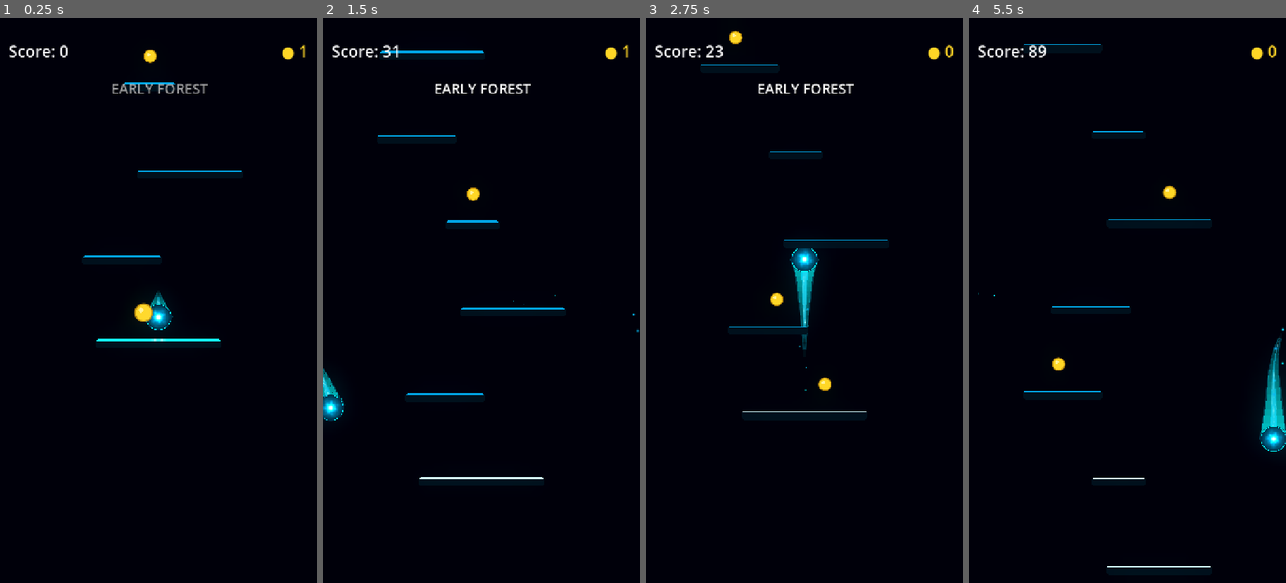
Above: before the commit, frames 1-4 (left to right).
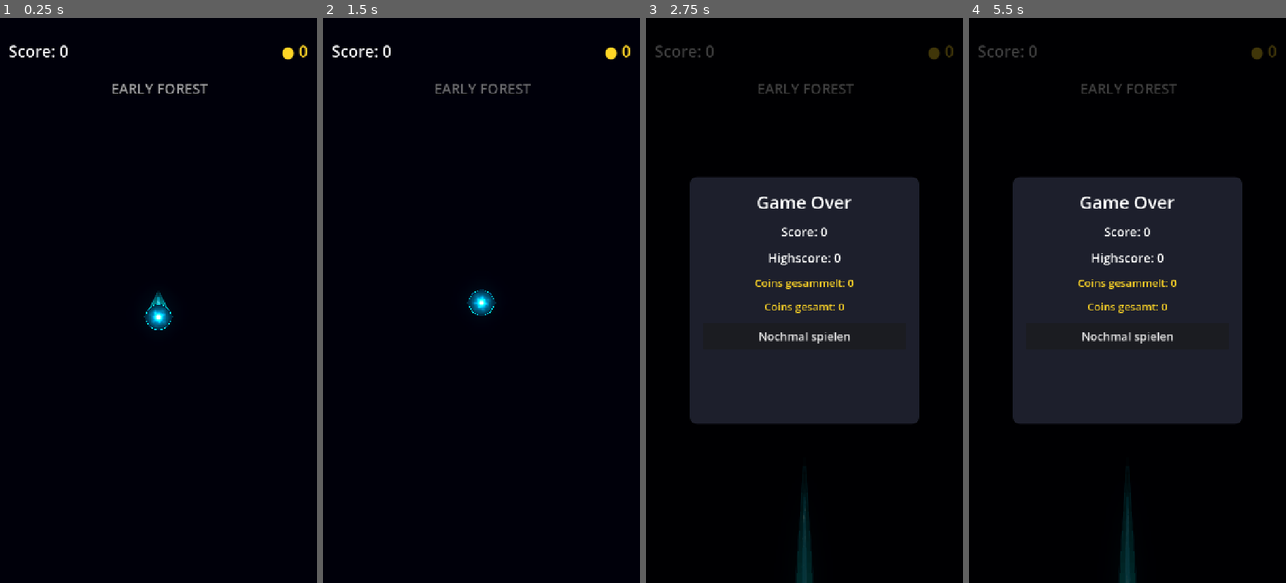
Above: after the commit, the same moments.

Repository: Kryodo/TowerJump
Game: Godot game, scene res://scenes/main.tscn
Two runs of this game, one before a commit and one after it. Both use one fixed random seed, a clock stepped at 60 frames per second and the inputs below.
Inputs (mouse positions are in pixels of both pictures, inside the frame that each line leads up to):
- Up to frame 1 (0.25 s): no input
- Up to frame 2 (1.5 s): move the mouse to (551, 272) at 0.52 s; hold Right (ui_right) 0.53-1.25 s; click (551, 272) at 0.67 s; click (481, 334) at 1.25 s, where only the run after the commit has a clickable "Nochmal spielen"
- Up to frame 3 (2.75 s): click (804, 362) at 2 s, where only the run before the commit has a clickable "Nochmal spielen"
- Up to frame 4 (5.5 s): click (1127, 334) at 2.75 s, where only the run after the commit has a clickable "Nochmal spielen"; drag from (1064, 328) to (1168, 40) at 3.52 s; move the mouse to (1159, 176) at 4.27 s; hold Left (ui_left) 4.28-5 s; drag from (1111, 413) to (1057, 362) at 5.02 s

The runs differ from the first frame. In frame 1, 0.7% of the frame differs, in the area x 26-98%, y 4-58%; in frame 2, 1.8%; in frame 3, 33%; in frame 4, 35%, in the area x 2-100%, y 4-100%.
Error after the commit: Parse Error: Identifier "_landing_energy" not declared in the current scope. (res://scripts/platform.gd:255)

Commit message:
Simplify landing feedback and enlarge neon edge

Diff:
--- a/scripts/platform.gd
+++ b/scripts/platform.gd
@@ -33,7 +33,7 @@
 
 
 const BEVEL := 4.0
-const EDGE_HEIGHT := 4.0
+const EDGE_HEIGHT := 8.0
 const EDGE_INSET := 1.0
 
 var platform_type: PlatformType = PlatformType.NORMAL
@@ -46,13 +46,11 @@
 @onready var _collision_shape: CollisionShape2D = $CollisionShape2D
 @onready var _visual: Polygon2D = $Visual
 @onready var _neon_edge: Polygon2D = $NeonEdge
-@onready var _landing_energy: Polygon2D = $LandingEnergy
 
 func _ready() -> void:
 	add_to_group("platforms")
 	_collision_shape.one_way_collision = true
 
-	_landing_energy.visible = false
 
 
 	_apply_geometry()
@@ -107,32 +105,6 @@
 
 	_neon_edge.color = NEON_COLOR
 
-	# --------------------------------------------------
-	# LANDING ENERGY SURFACE
-	# --------------------------------------------------
-
-	var energy_height := 34.0
-	var energy_top := -hh - energy_height
-	var energy_bottom := -hh + 5.0
-
-	_landing_energy.polygon = PackedVector2Array([
-		Vector2(-hw, energy_top),
-		Vector2(hw, energy_top),
-		Vector2(hw, energy_bottom),
-		Vector2(-hw, energy_bottom)
-	])
-
-	_landing_energy.color = Color.WHITE
-
-	_landing_energy.set_instance_shader_parameter(
-		"platform_width",
-		width * width_scale
-	)
-
-	_landing_energy.set_instance_shader_parameter(
-		"surface_y",
-		-hh
-	)
 
 func _physics_process(delta: float) -> void:
 	_update_landing_target()
@@ -164,7 +136,6 @@
 	_collision_shape.disabled = false
 	visible = true
 
-	_landing_energy.visible = false
 
 
 	_apply_geometry()
@@ -183,57 +154,15 @@
 	return 1.0
 
 func _play_landing_pulse(landing_world_x: float) -> void:
-	_neon_edge.color = NEON_COLOR
-	_neon_edge.set_instance_shader_parameter("landing_confirm", 0.0)
+	_neon_edge.set_instance_shader_parameter("landing_confirm", 1.0)
 
 	_visual.set_instance_shader_parameter(
 		"landing_pulse",
 		0.0
 	)
 
-	# --------------------------------------------------
-	# CALCULATE LANDING POSITION ON PLATFORM
-	# --------------------------------------------------
-
-	var local_landing_x := landing_world_x - global_position.x
-
-	var landing_ratio := (
-		local_landing_x + half_width()
-	) / (width * width_scale)
-
-	landing_ratio = clamp(
-		landing_ratio,
-		0.0,
-		1.0
-	)
-
-	# --------------------------------------------------
-	# START SURFACE ENERGY
-	# --------------------------------------------------
-
-	_landing_energy.visible = true
-
-	_landing_energy.set_instance_shader_parameter(
-		"landing_x",
-		landing_ratio
-	)
-
-	_landing_energy.set_instance_shader_parameter(
-		"landing_energy",
-		0.0
-	)
-
 	var tween := create_tween()
-
 	tween.set_parallel(true)
-
-	# --------------------------------------------------
-	# NEON EDGE
-	# --------------------------------------------------
-
-	# --------------------------------------------------
-	# BODY
-	# --------------------------------------------------
 
 	tween.tween_method(
 		func(value: float) -> void:
@@ -243,40 +172,10 @@
 			),
 		0.0,
 		1.0,
-		1.15
+		0.18
 	).set_trans(Tween.TRANS_QUAD).set_ease(Tween.EASE_OUT)
 
-	# --------------------------------------------------
-	# SURFACE ENERGY
-	# --------------------------------------------------
-
-	tween.tween_method(
-		func(value: float) -> void:
-			_landing_energy.set_instance_shader_parameter(
-				"landing_energy",
-				value
-			),
-		0.0,
-		1.0,
-		1.05
-	).set_trans(Tween.TRANS_QUAD).set_ease(Tween.EASE_IN_OUT)
-
 	tween.set_parallel(false)
-
-	# --------------------------------------------------
-	# NEON EDGE RECOVERY
-	# --------------------------------------------------
-
-	tween.tween_property(
-		_neon_edge,
-		"color",
-		NEON_COLOR,
-		1.92
-	).set_trans(Tween.TRANS_QUAD).set_ease(Tween.EASE_OUT)
-
-	# --------------------------------------------------
-	# BODY RECOVERY
-	# --------------------------------------------------
 
 	tween.tween_method(
 		func(value: float) -> void:
@@ -286,27 +185,15 @@
 			),
 		1.0,
 		0.0,
-		1.90
+		0.28
 	).set_trans(Tween.TRANS_QUAD).set_ease(Tween.EASE_OUT)
-
-	# --------------------------------------------------
-	# CLEANUP
-	# --------------------------------------------------
 
 	tween.tween_callback(
 		func() -> void:
-			_landing_energy.set_instance_shader_parameter(
-				"landing_energy",
-				0.0
-			)
-
-			_landing_energy.visible = false
-
 			_visual.set_instance_shader_parameter(
 				"landing_pulse",
 				0.0
 			)
-
 			_neon_edge.set_instance_shader_parameter(
 				"landing_confirm",
 				0.0
